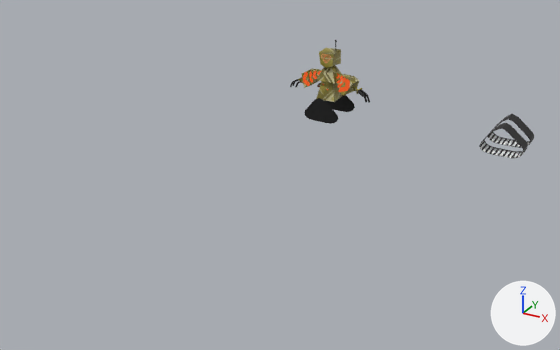
A saved change to the COLLADA model res/models/Players/Cr4nk/crank_movement.dae.
One viewpoint serves both versions: a 50 mm lens placed at (33.7, -52.7, 25.8), pointed at (5.8, -1.9, 0.4). Every picture has the same lights, and +X, +Y and +Z are marked at lower right. Where no turn or scale is listed for an object, it has been applied to the vertices.

The scene before the commit, as lines of its bpy script (objects in view):
```python
me_cube_004 = bpy.data.meshes.new('Cube.004')
me_cube_004.from_pydata(...)  # 224 vertices, 380 faces; spans x -1.4..0.67, y -0.95..0.97, z 0.25..1.27
me_cube_004.materials.append(mat_material_001)  # picture img_defaultmaterial_basecolor_png_002_png
me_plane_002 = bpy.data.meshes.new('Plane.002')
me_plane_002.from_pydata(...)  # 416 vertices, 624 faces; spans x -3.11..1.09, y -2.36..2.46, z -2.38..0.43
me_plane_002.materials.append(mat_robot)  # picture img_untitled_material_001_basecolor_png_001_png
me_plane_003 = bpy.data.meshes.new('Plane.003')
me_plane_003.from_pydata(...)  # 298 vertices, 574 faces; spans x -4.77..4.85, y -1.1..1.75, z -0.04..6.22
me_plane_003.materials.append(mat_material_002)  # picture img_untitled_material_001_basecolor_png
me_plane_004 = bpy.data.meshes.new('Plane.004')
me_plane_004.from_pydata(...)  # 54 vertices, 50 faces; spans x -2.13..1.86, y -2.11..2.16, z -2.33..0.29
me_plane_004.materials.append(mat_material_002)  # picture img_untitled_material_001_basecolor_png
ob_pas = bpy.data.objects.new('pas', me_cube_004)
ob_pas.location = (0.0, 20.0, 0.0)
ob_plane_001 = bpy.data.objects.new('Plane.001', me_plane_002)
ob_plane_001.location = (19.99, 20.0, 0.0)
ob_plane_004 = bpy.data.objects.new('Plane.004', me_plane_004)
ob_plane_004.location = (0.0, 20.0, 0.0)
ob_postac_002 = bpy.data.objects.new('POSTAC.002', me_plane_003)
ob_postac_002.location = (0.0, 19.14, 0.0)
```
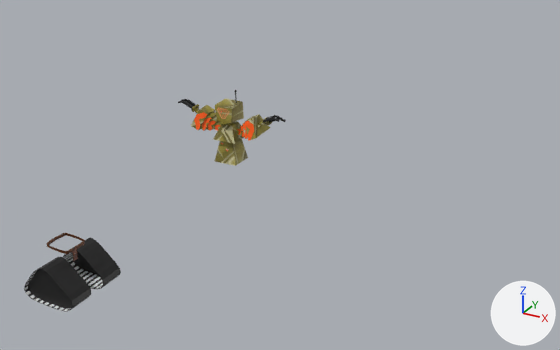
Boxes (x1, y1, x2, y2) around the edits, measured in the pictures (560 x 350 px; the box of a moved part takes in the faces that stretch with it):
'POSTAC.002', reshaped, moved (35% wider, 20% taller): before (290, 40, 370, 103); after (178, 90, 286, 166)
'Plane.001', reshaped, moved (75% wider, 67% taller): before (479, 114, 534, 158); after (24, 237, 121, 311)
'Plane.004', moved: before (305, 95, 355, 124); after (28, 252, 98, 308)
'pas', moved (not visible before): after (47, 233, 85, 261)
part 1 of me_plane_002, moved or reshaped: before (488, 132, 494, 139); after (69, 260, 75, 266)
part 2 of me_plane_002, moved or reshaped: before (479, 140, 486, 149); after (24, 289, 31, 295)
part 3 of me_plane_002, moved or reshaped: before (502, 123, 510, 130); after (42, 257, 65, 271)
part 4 of me_plane_002, moved or reshaped: before (513, 116, 520, 124); after (78, 241, 100, 256)
part 5 of me_plane_002, moved or reshaped: before (505, 125, 513, 133); after (45, 259, 70, 276)
part 6 of me_plane_002, moved or reshaped: before (516, 119, 523, 127); after (83, 245, 104, 260)
part 7 of me_plane_002, moved or reshaped: before (509, 128, 516, 137); after (50, 264, 74, 281)
part 8 of me_plane_002, moved or reshaped: before (519, 122, 526, 130); after (86, 250, 108, 265)
part 9 of me_plane_002, moved or reshaped: before (512, 131, 519, 140); after (55, 269, 78, 286)
part 10 of me_plane_002, moved or reshaped: before (489, 134, 497, 142); after (90, 254, 112, 270)
part 11 of me_plane_002, moved or reshaped: before (489, 147, 498, 154); after (59, 273, 82, 291)
part 12 of me_plane_002, moved or reshaped (not visible afterwards): before (481, 143, 490, 152)
part 13 of me_plane_002, moved or reshaped: before (511, 151, 520, 158); after (62, 308, 69, 311)
part 14 of me_plane_002, deleted: before (485, 114, 534, 158)
part 15 of me_plane_002, added (black): after (28, 237, 121, 311)
part 16 of me_plane_003, moved or reshaped: before (290, 66, 370, 103); after (178, 99, 286, 144)

What the commit changed:
me_plane_002 is used by ob_plane_001; location (19.99, 20.0, 0.0).
me_plane_002 had 416 vertices, 624 faces and spanned x -3.11..1.09, y -2.36..2.46, z -2.38..0.43.
me_plane_002 now has 402 vertices, 624 faces and spans x -22.23..-18.03, y -2.36..2.46, z -2.39..0.41.
me_plane_002 part 1: the loose piece of 8 vertices spanning x -3.09..-2.85, y 0.64..2.45, z -2.04..-1.73 is scaled about its middle by (1.14, 1, 0.95), then moved by (-19.11, 0.0, -0.03).
me_plane_002 part 2: the loose piece of 8 vertices spanning x -3.11..-2.86, y -2.35..-0.55, z -2.06..-1.73 is scaled about its middle by (1.14, 1, 0.937), then moved by (-19.11, 0.0, -0.04).
me_plane_002 part 3: the loose piece of 8 vertices spanning x -1.21..-0.82, y -2.35..-0.55, z 0.23..0.43 is turned -7.1 degrees about the y axis through its middle, then moved by (-19.18, 0.0, 0.0).
me_plane_002 part 4: the loose piece of 8 vertices spanning x -0.88..-0.5, y 0.65..2.45, z -0.05..0.24 is moved by (-19.17, 0.0, 0.03).
me_plane_002 part 5: the loose piece of 8 vertices spanning x -0.86..-0.47, y -2.35..-0.55, z 0.0..0.29 is moved by (-19.17, 0.0, 0.03).
me_plane_002 part 6: the loose piece of 8 vertices spanning x -0.55..-0.18, y 0.65..2.45, z -0.32..0.01 is moved by (-19.17, 0.0, 0.03).
me_plane_002 part 7: the loose piece of 8 vertices spanning x -0.51..-0.14, y -2.35..-0.55, z -0.28..0.05 is moved by (-19.17, 0.0, 0.03).
me_plane_002 part 8: the loose piece of 8 vertices spanning x -0.23..0.15, y 0.65..2.45, z -0.59..-0.27 is moved by (-19.17, 0.0, 0.03).
me_plane_002 part 9: the loose piece of 8 vertices spanning x -0.19..0.19, y -2.35..-0.55, z -0.55..-0.22 is moved by (-19.17, 0.0, 0.03).
me_plane_002 part 10: the loose piece of 8 vertices spanning x -2.87..-2.49, y 0.65..2.45, z -2.24..-2.0 is multiplied about its middle by the matrix ((-0.978, -0.009, -0.206), (-0.006, 1.0, -0.011), (0.206, -0.01, -0.978)), then moved by (-16.2, 0.0, 1.45).
me_plane_002 part 11: the loose piece of 8 vertices spanning x -2.1..-1.67, y -2.35..-0.55, z -2.35..-2.29 is turned -142 degrees about the y axis through its middle, then moved by (-16.96, 0.0, 1.69).
me_plane_002 part 12: the loose piece of 8 vertices spanning x -2.88..-2.5, y -2.35..-0.55, z -2.26..-2.02 is scaled about its middle by (-0.988, 1, 1.03), then moved by (-15.78, 0.0, -0.02).
me_plane_002 part 13: the loose piece of 8 vertices spanning x 0.02..0.44, y -2.35..-0.55, z -2.38..-2.26 is moved by (-19.09, 0.0, 0.01).
me_plane_002 part 14: 28 loose pieces with 224 vertices, spanning x -2.52..1.09, y -2.36..2.46, z -2.38..0.43, are deleted.
me_plane_002 part 15: 210 vertices added at x -21.98..-18.03, y -2.36..2.46, z -2.39..0.41.
me_plane_003 is used by ob_postac_002; location (0.0, 19.14, 0.0).
me_plane_003 had 298 vertices, 574 faces and spanned x -4.77..4.85, y -1.1..1.75, z -0.04..6.22.
me_plane_003 now has 298 vertices, 574 faces and spans x -5.13..5.13, y -0.88..1.55, z -0.04..6.22.
me_plane_003 part 16: 250 of 298 vertices moved; they spanned x -4.77..4.85, y -1.1..1.75, z 0.19..3.33 and now span x -5.13..5.13, y -0.88..1.55, z 1.99..4.74; mean shift (-0.05, 0.0, 2.65); largest move (-4.53, 1.3, 0.24) -> (-5.13, 0.77, 4.32).
Object 'Plane.004' (ob_plane_004) moves from (0.0, 20.0, 0.0) to (0.0, -20.0, 0.0).
Object 'Plane.001' (ob_plane_001) moves from (19.99, 20.0, 0.0) to (19.99, -20.0, 0.0).
Object 'pas' (ob_pas) moves from (0.0, 20.0, 0.0) to (0.0, -20.0, 0.0).
Object 'POSTAC.002' (ob_postac_002) moves from (0.0, 19.14, 0.0) to (0.0, -0.56, 0.0).
